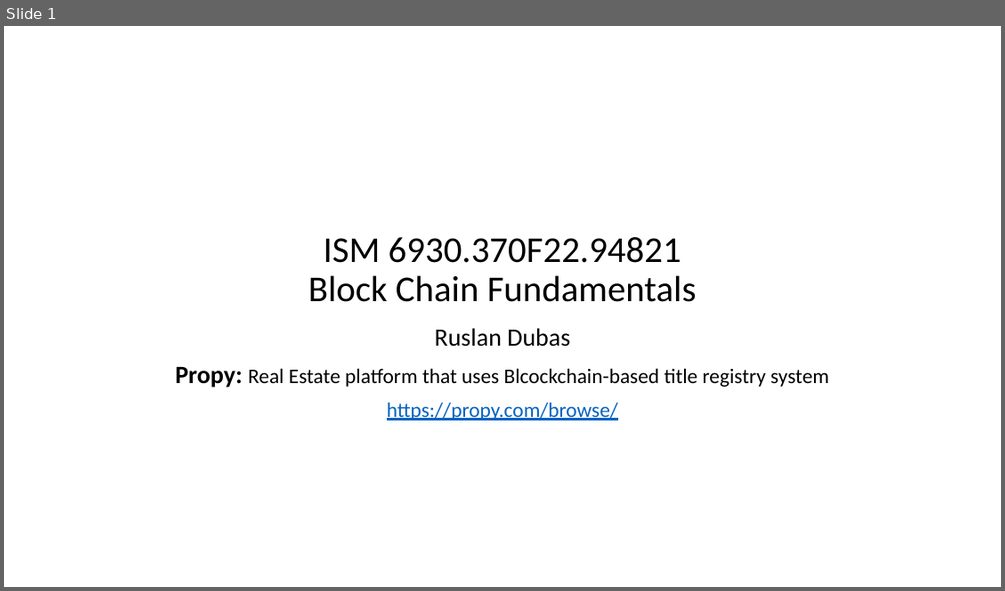
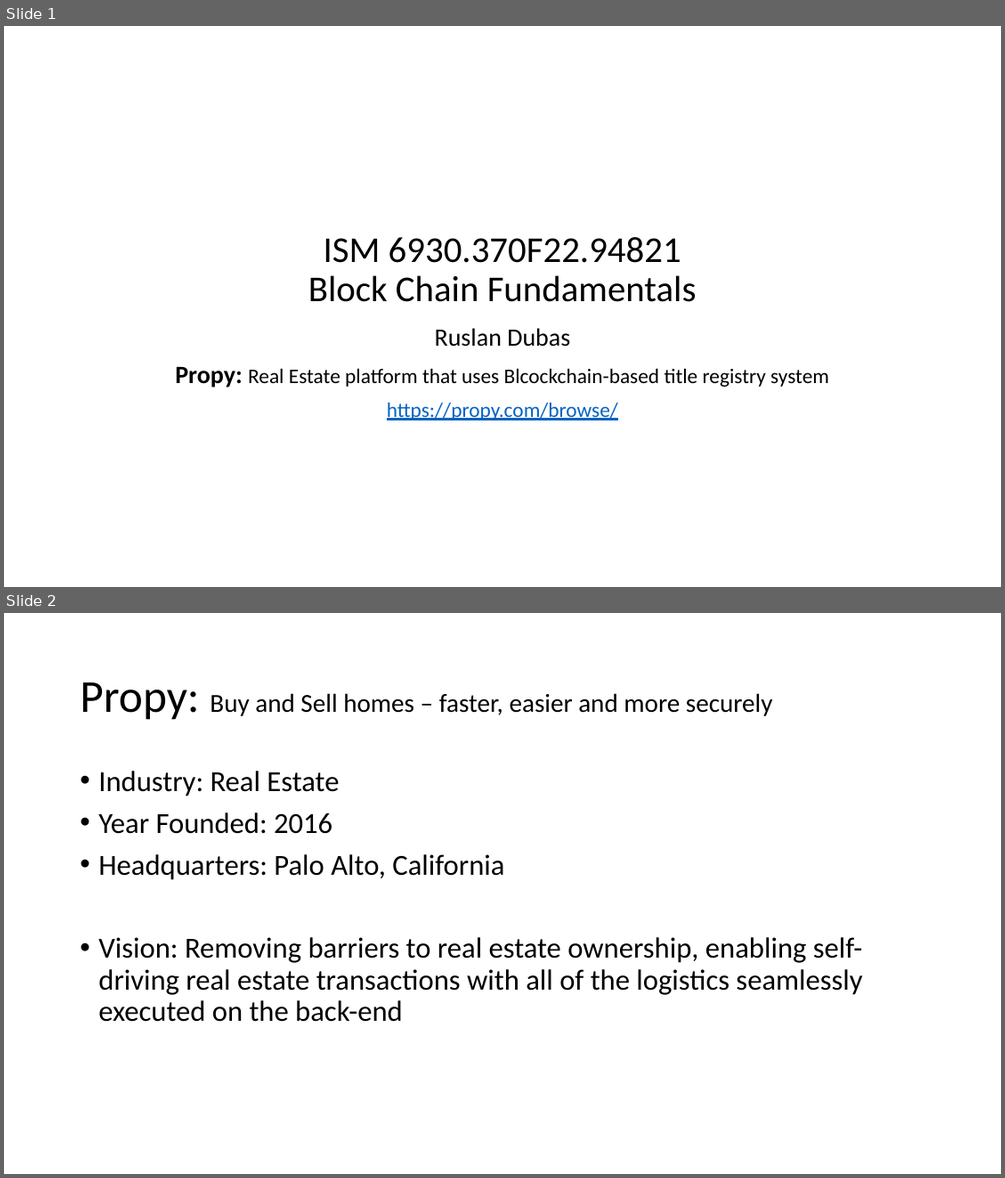
Before and after one commit to RusUsf/Blockchain_Class, a slide deck: Ruslan_Dubas_Presentation.pptx. Shown one above the other, each under a label of ours: slide 1 before the commit, slides 1 and 2 after it. The pictures are 1005x591 and 1005x1178 pixels, drawn with LibreOffice and Linux fonts; fonts in the diff are those of the drawing. Boxes give left, top, right and bottom in pixels: in the first picture for what was removed or moved away, otherwise in the second. Text is boxed around its words. In the diff, an @@ line names an element or a change of style, - is before the commit and + after.

```diff
--- a/Ruslan_Dubas_Presentation.pptx
+++ b/Ruslan_Dubas_Presentation.pptx
@@ slide 2 added at box(4, 613, 1001, 1174), background #FFFFFF @@
@@ title added at box(80, 682, 773, 720), 25 pt, text #000000 @@
+Propy: Buy and Sell homes – faster, easier and more securely
@@ text added at box(98, 771, 863, 1022), 28 pt, text #000000 @@
+• Industry: Real Estate
+• Year Founded: 2016
+• Headquarters: Palo Alto, California
+• Vision: Removing barriers to real estate ownership, enabling self-driving real estate transactions with all of the logistics seamlessly executed on the back-end
```
Also in this commit, not shown: 1 other slide added.
